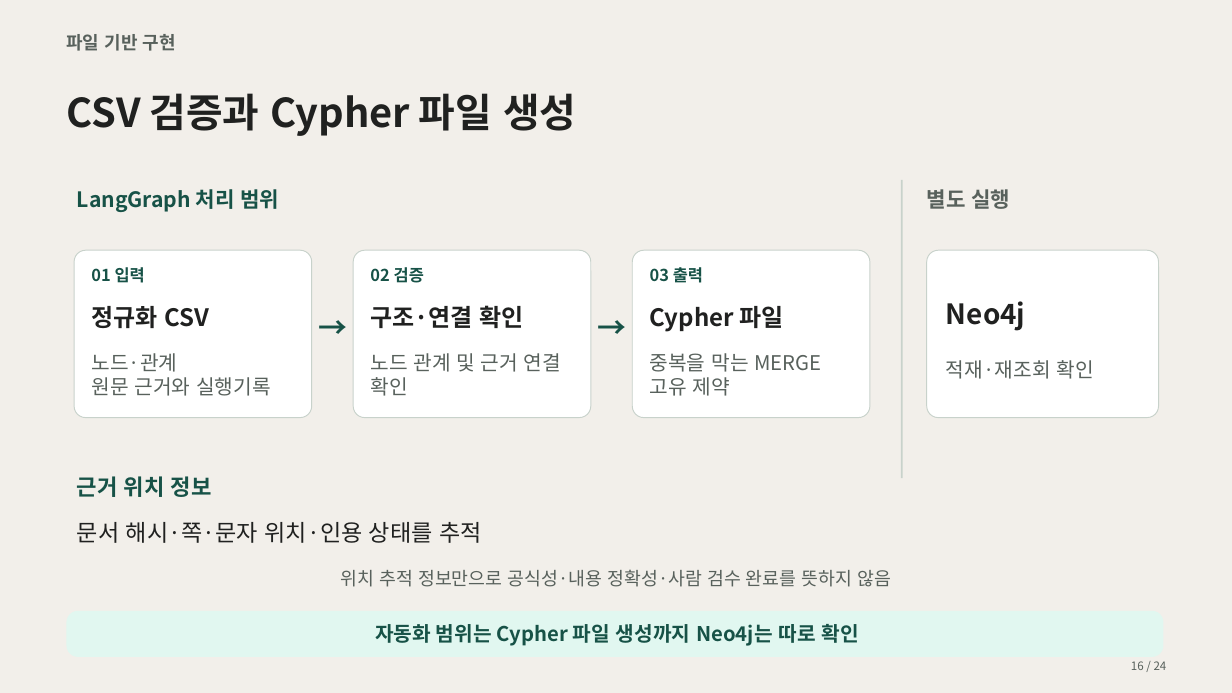
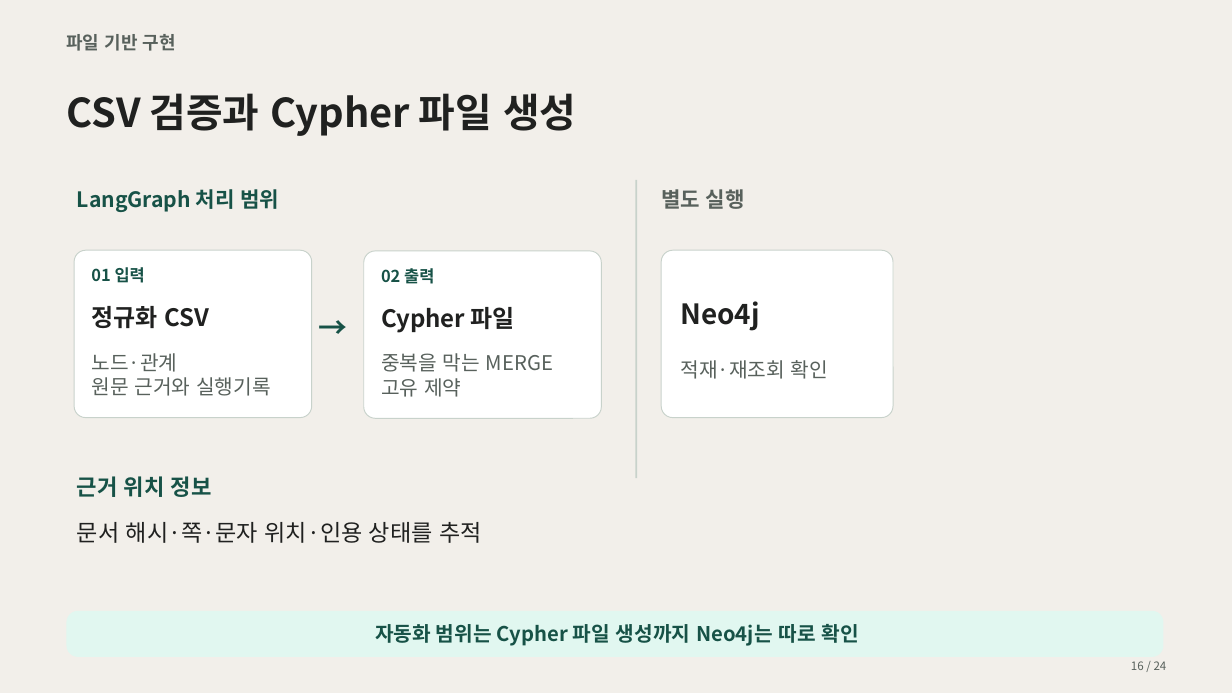
Before and after one commit to encore-ai-campus/mle-02-p2-team3, a slide deck: slide 15 of src/card_benefit/docs/presentation/카드혜택_GraphRAG_최종_20장_검색과근거조회설명추가.pptx. Drawn at 1232x693 pixels with LibreOffice and Linux fonts; fonts in the diff are those of the drawing. Boxes give left, top, right and bottom in pixels: in the first picture for what was removed or moved away, otherwise in the second. Text is boxed around its words. In the diff, an @@ line names an element or a change of style, - is before the commit and + after.

```diff
--- a/src/card_benefit/docs/presentation/카드혜택_GraphRAG_최종_20장_검색과근거조회설명추가.pptx
+++ b/src/card_benefit/docs/presentation/카드혜택_GraphRAG_최종_20장_검색과근거조회설명추가.pptx
@@ 3 texts, 1 rectangle: place and size @@
-3 texts, 1 rectangle at <box>900,180,1093,478</box>
+3 texts, 1 rectangle at <box>635,180,828,478</box>
@@ rounded rectangle: place and size @@
-rounded rectangle at <box>353,250,590,417</box>
+rounded rectangle at <box>364,251,601,418</box>
@@ text at <box>381,268,434,284</box>: text changed @@
-02 검증
+02 출력
@@ text removed at <box>650,267,703,283</box> @@
-03 출력
@@ rounded rectangle: place and size @@
-rounded rectangle at <box>632,250,869,417</box>
+rounded rectangle at <box>661,250,893,417</box>
@@ rounded rectangle removed at <box>926,250,1158,417</box> @@
@@ text removed at <box>370,305,524,328</box> @@
-구조·연결 확인
@@ text "Cypher 파일": place and size @@
-text "Cypher 파일" at <box>650,306,783,332</box>
+text "Cypher 파일" at <box>381,307,515,333</box>
@@ text removed at <box>596,308,628,346</box> @@
-→
@@ text removed at <box>370,353,561,396</box> @@
-노드 관계 및 근거 연결
-확인
@@ text "중복을 막는 MERGE": place and size @@
-text "중복을 막는 MERGE" at <box>650,353,821,396</box>
+text "중복을 막는 MERGE" at <box>381,353,553,397</box>
@@ text removed at <box>341,570,891,587</box> @@
-위치 추적 정보만으로 공식성·내용 정확성·사람 검수 완료를 뜻하지 않음
```
Also in this commit, not shown: 1 other slide changed, 1 other file.
